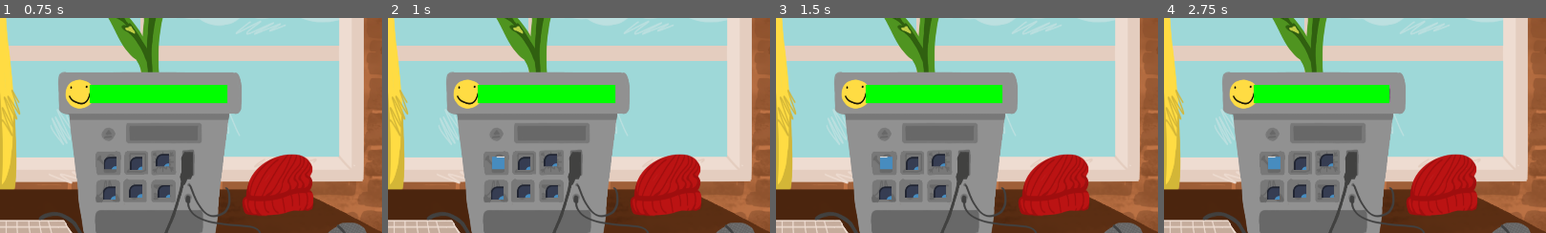
Above: before the commit, frames 1-4 (left to right).
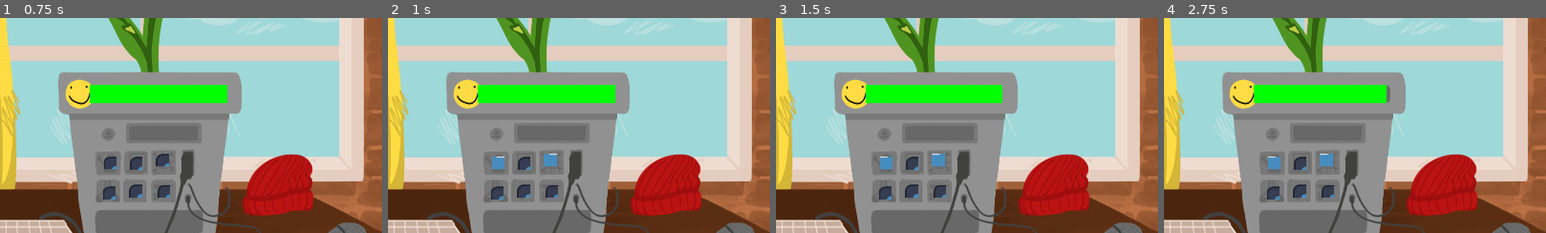
Above: after the commit, the same moments.

Repository: ValetNoir/enjam2025
Game: Godot game, scene res://scenes/mainScene.tscn
The game is run twice, just before and just after one commit, with the same random seed, the same clock (stepped at 60 frames per second) and the same inputs. The engine's default icon, where the game draws it, is replaced by a stand-in: a white triangle on a blue panel in a dark square.
Inputs (mouse positions are % of the whole screen's width and height, from its top left):
- Up to frame 1 (0.75 s): tap Enter at 0.5 s; move the mouse to (0, 0) at 0.52 s; press the mouse at (0, 0) at 0.53 s
- Up to frame 2 (1 s): no input
- Up to frame 3 (1.5 s): tap Space at 1.25 s; move the mouse to (30, 55) at 1.27 s; release the mouse at (30, 55) at 1.28 s; click (30, 55) at 1.35 s
- Up to frame 4 (2.75 s): tap Enter at 2 s; move the mouse to (60, 28) at 2.02 s; press the mouse at (60, 28) at 2.03 s
The pictures show only the part of the screen within x 30-80%, y 40-90%; the shares and areas given below are measured in that part.

Frame 1 is identical in both runs. In frame 2, 0.2% of the frame differs, in the area x 40-45%, y 63-70%; in frame 3, 0.2%; in frame 4, 0.3%, in the area x 40-59%, y 31-70%.

Commit message:
bonnet working + anim

Diff:
--- a/project.godot
+++ b/project.godot
@@ -19,7 +19,7 @@
 
 [autoload]
 
-Data="*res://scripts/data.gd"
+Data="*res://scenes/data.tscn"
 
 [display]
 
--- /dev/null
+++ b/scenes/bonnet_sprite.tscn
@@ -0,0 +1,125 @@
+[gd_scene load_steps=5 format=3 uid="uid://cehaeg2xg0uko"]
+
+[ext_resource type="Texture2D" uid="uid://cklenmopci5v4" path="res://art/bonnet_crop.png" id="1_npmhx"]
+
+[sub_resource type="Animation" id="Animation_sit6n"]
+length = 0.001
+tracks/0/type = "value"
+tracks/0/imported = false
+tracks/0/enabled = true
+tracks/0/path = NodePath("BonnetSprite/Sprite2D:position")
+tracks/0/interp = 1
+tracks/0/loop_wrap = true
+tracks/0/keys = {
+"times": PackedFloat32Array(0),
+"transitions": PackedFloat32Array(1),
+"update": 0,
+"values": [Vector2(957, 288)]
+}
+tracks/1/type = "value"
+tracks/1/imported = false
+tracks/1/enabled = true
+tracks/1/path = NodePath("BonnetSprite/Sprite2D:rotation")
+tracks/1/interp = 1
+tracks/1/loop_wrap = true
+tracks/1/keys = {
+"times": PackedFloat32Array(0),
+"transitions": PackedFloat32Array(1),
+"update": 0,
+"values": [0.0]
+}
+tracks/2/type = "value"
+tracks/2/imported = false
+tracks/2/enabled = true
+tracks/2/path = NodePath("BonnetSprite/Sprite2D:scale")
+tracks/2/interp = 1
+tracks/2/loop_wrap = true
+tracks/2/keys = {
+"times": PackedFloat32Array(0),
+"transitions": PackedFloat32Array(1),
+"update": 0,
+"values": [Vector2(1, 1)]
+}
+tracks/3/type = "method"
+tracks/3/imported = false
+tracks/3/enabled = true
+tracks/3/path = NodePath("BonnetSprite")
+tracks/3/interp = 1
+tracks/3/loop_wrap = true
+tracks/3/keys = {
+"times": PackedFloat32Array(),
+"transitions": PackedFloat32Array(),
+"values": []
+}
+
+[sub_resource type="Animation" id="Animation_b5ic7"]
+resource_name = "wait"
+length = 10.195
+tracks/0/type = "value"
+tracks/0/imported = false
+tracks/0/enabled = true
+tracks/0/path = NodePath("BonnetSprite/Sprite2D:position")
+tracks/0/interp = 1
+tracks/0/loop_wrap = true
+tracks/0/keys = {
+"times": PackedFloat32Array(0, 8.99, 9.369333, 10),
+"transitions": PackedFloat32Array(1, 1, 0.49999997, 1),
+"update": 0,
+"values": [Vector2(912, 120), Vector2(912, 120), Vector2(1048, 70), Vector2(1060.0001, 207.99997)]
+}
+tracks/1/type = "value"
+tracks/1/imported = false
+tracks/1/enabled = true
+tracks/1/path = NodePath("BonnetSprite/Sprite2D:rotation")
+tracks/1/interp = 1
+tracks/1/loop_wrap = true
+tracks/1/keys = {
+"times": PackedFloat32Array(0, 8.99, 9.369333, 10),
+"transitions": PackedFloat32Array(1, 1, 0.49999997, 0.13397172),
+"update": 0,
+"values": [-0.4604718, -0.4604718, 3.7699113, 6.283185307179586]
+}
+tracks/2/type = "value"
+tracks/2/imported = false
+tracks/2/enabled = true
+tracks/2/path = NodePath("BonnetSprite/Sprite2D:scale")
+tracks/2/interp = 1
+tracks/2/loop_wrap = true
+tracks/2/keys = {
+"times": PackedFloat32Array(0, 8.99, 9.369333, 10),
+"transitions": PackedFloat32Array(1, 1, 0.49999997, 1),
+"update": 0,
+"values": [Vector2(0.4409127, 0.4409127), Vector2(0.4409127, 0.4409127), Vector2(0.798, 0.798), Vector2(1e-05, 1e-05)]
+}
+tracks/3/type = "method"
+tracks/3/imported = false
+tracks/3/enabled = true
+tracks/3/path = NodePath("BonnetSprite")
+tracks/3/interp = 1
+tracks/3/loop_wrap = true
+tracks/3/keys = {
+"times": PackedFloat32Array(10.166667),
+"transitions": PackedFloat32Array(1),
+"values": [{
+"args": [],
+"method": &"queue_free"
+}]
+}
+
+[sub_resource type="AnimationLibrary" id="AnimationLibrary_6ebfx"]
+_data = {
+&"RESET": SubResource("Animation_sit6n"),
+&"wait": SubResource("Animation_b5ic7")
+}
+
+[node name="BonnetSprite" type="AnimationPlayer"]
+libraries = {
+&"": SubResource("AnimationLibrary_6ebfx")
+}
+autoplay = "wait"
+
+[node name="Sprite2D" type="Sprite2D" parent="."]
+position = Vector2(1060.0001, 207.99997)
+rotation = 6.2831855
+scale = Vector2(1.001358e-05, 1.001358e-05)
+texture = ExtResource("1_npmhx")
--- /dev/null
+++ b/scenes/data.tscn
@@ -0,0 +1,6 @@
+[gd_scene load_steps=2 format=3 uid="uid://c0bbjexhq3kcb"]
+
+[ext_resource type="Script" uid="uid://c35775rd324p7" path="res://scripts/data.gd" id="1_xvgkn"]
+
+[node name="Data" type="Node"]
+script = ExtResource("1_xvgkn")
--- a/scenes/mainScene.tscn
+++ b/scenes/mainScene.tscn
@@ -16,6 +16,7 @@
 [ext_resource type="Texture2D" uid="uid://bhoadf58jjkt" path="res://art/plante-mid.png" id="12_u2jin"]
 [ext_resource type="Texture2D" uid="uid://y0t175vo6wqw" path="res://art/plante-morte.png" id="13_khoa4"]
 [ext_resource type="PackedScene" uid="uid://djcm1prlftyxe" path="res://scenes/tools/arrosoir.tscn" id="16_gg62s"]
+[ext_resource type="PackedScene" uid="uid://bk0s1e64hqd77" path="res://scenes/tools/bonnet.tscn" id="17_1s0h2"]
 [ext_resource type="PackedScene" uid="uid://di1ssyrwwp7as" path="res://scenes/tools/priere.tscn" id="17_f44mt"]
 [ext_resource type="PackedScene" uid="uid://dq4khbqrbmc84" path="res://scenes/tools/computerTyping.tscn" id="18_1s0h2"]
 [ext_resource type="Script" uid="uid://fmpv337j2b4t" path="res://scripts/lifebar.gd" id="19_f44mt"]
@@ -148,7 +149,7 @@
 position = Vector2(928, 795)
 
 [node name="Froid" parent="Problems" instance=ExtResource("3_twn0q")]
-unlock_time = 45
+unlock_time = 1
 reload_time = 30
 
 [node name="LED" parent="Problems/Froid" index="1"]
@@ -193,6 +194,7 @@
 
 [node name="Bonnet" parent="Triggers" node_paths=PackedStringArray("linkedProblem") instance=ExtResource("4_hhxvm")]
 linkedProblem = NodePath("../../Problems/Froid")
+linkedSolution = ExtResource("17_1s0h2")
 
 [node name="CollisionPolygon2D" parent="Triggers/Bonnet" index="0"]
 position = Vector2(1015, -14)
--- a/scenes/tools/bonnet.tscn
+++ b/scenes/tools/bonnet.tscn
@@ -1,13 +1,23 @@
-[gd_scene load_steps=3 format=3 uid="uid://bk0s1e64hqd77"]
+[gd_scene load_steps=7 format=3 uid="uid://bk0s1e64hqd77"]
 
 [ext_resource type="PackedScene" uid="uid://dirsc5es5llxs" path="res://scenes/base_mechanics/hold.tscn" id="1_6vqef"]
+[ext_resource type="Script" uid="uid://d0tx2vyl2tf68" path="res://scripts/solution.gd" id="1_ama5w"]
+[ext_resource type="Script" uid="uid://c5tqxoxdihhc0" path="res://scripts/bonnet_creator.gd" id="2_1h8lt"]
+[ext_resource type="PackedScene" uid="uid://cehaeg2xg0uko" path="res://scenes/bonnet_sprite.tscn" id="3_1h8lt"]
+[ext_resource type="Texture2D" uid="uid://boc6pb18odbor" path="res://art/bonnet_cursor.png" id="5_44iq3"]
 
 [sub_resource type="RectangleShape2D" id="RectangleShape2D_88lr0"]
 size = Vector2(592, 571)
 
 [node name="Bonnet" type="Node"]
+script = ExtResource("1_ama5w")
+
+[node name="BonnetCreator" type="Node" parent="."]
+script = ExtResource("2_1h8lt")
+bonnet_sprite_scene = ExtResource("3_1h8lt")
 
 [node name="Hold" parent="." instance=ExtResource("1_6vqef")]
+cursor_sprite = ExtResource("5_44iq3")
 
 [node name="CollisionShape2D" parent="Hold" index="0"]
 position = Vector2(1028, 298.5)
@@ -16,4 +26,7 @@
 [node name="Timer" parent="Hold" index="1"]
 wait_time = 0.001
 
+[connection signal="finished" from="BonnetCreator" to="." method="finish"]
+[connection signal="finished" from="Hold" to="BonnetCreator" method="create_bonnet"]
+
 [editable path="Hold"]
--- /dev/null
+++ b/scripts/bonnet_creator.gd
@@ -0,0 +1,10 @@
+extends Node
+
+@export var bonnet_sprite_scene : PackedScene
+
+signal finished()
+
+func create_bonnet():
+	var instance = bonnet_sprite_scene.instantiate()
+	get_tree().get_root().add_child(instance)
+	finished.emit()
--- a/scripts/data.gd
+++ b/scripts/data.gd
@@ -2,3 +2,13 @@
 
 var plant_health = 100
 var is_occupied = false
+var has_bonnet = false
+
+var plant_died = false
+
+signal end_game()
+
+func _process(_delta: float) -> void:
+	if plant_health <= 0:
+		plant_died = true
+		end_game.emit()
Binary file added: art/bonnet_crop.png
Not shown, added: art/bonnet_crop.png.import
Binary file added: art/bonnet_cursor.png
Not shown, added: art/bonnet_cursor.png.import
Not shown: 1 places in scenes/mainScene.tscn that only renumber resources
Not shown, added: scripts/bonnet_creator.gd.uid
